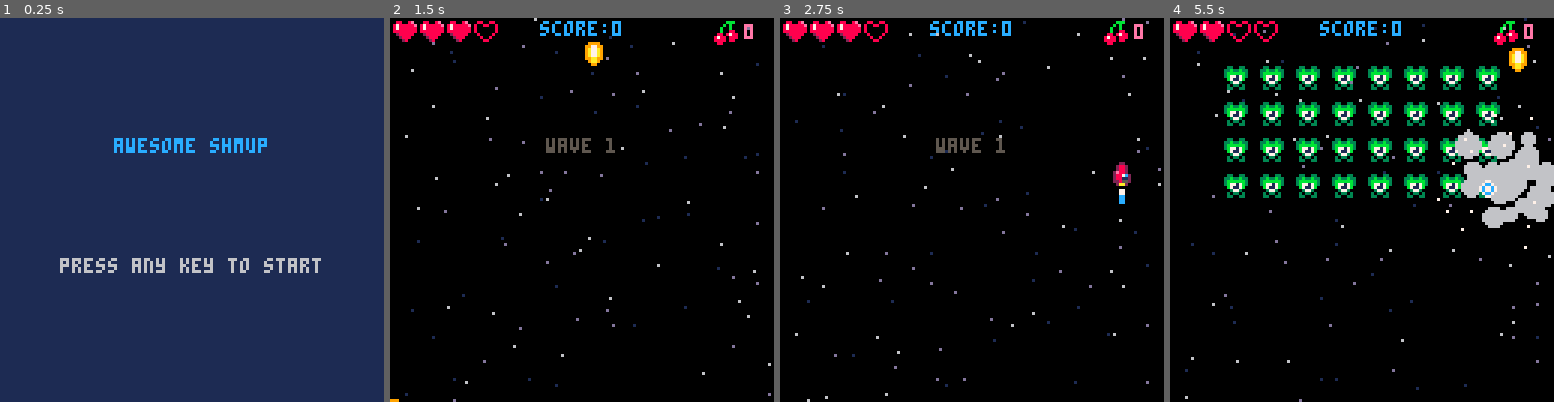
Above: before the commit, frames 1-4 (left to right).
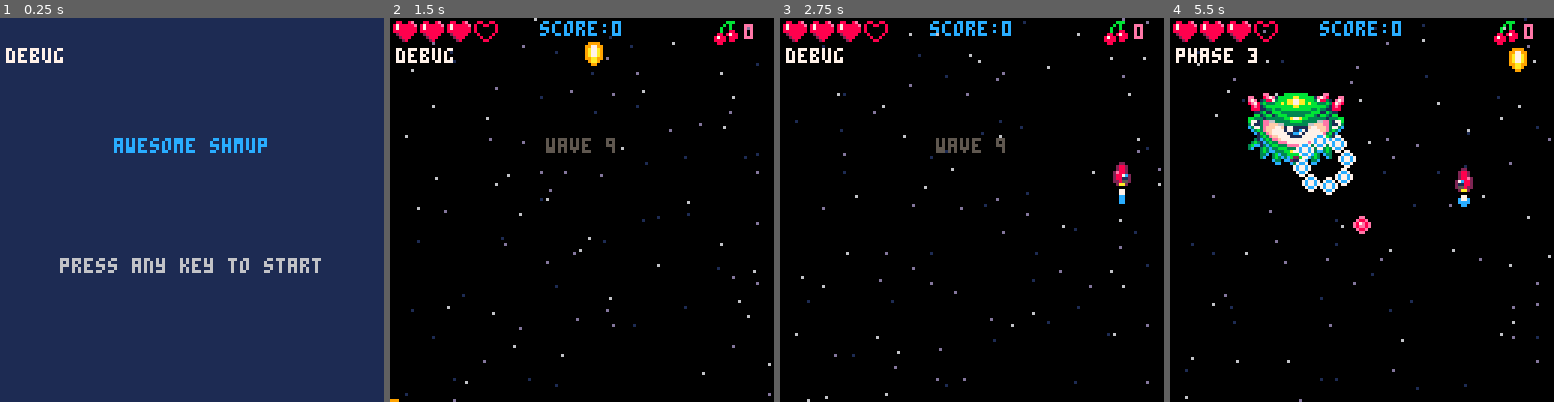
Above: after the commit, the same moments.

Repository: alexlazarovski/pico-8-shmup-tutorial
Game: PICO-8 cartridge shmup.p8
The game is run twice, just before and just after one commit, with the same random seed, the same clock (stepped at 60 frames per second) and the same inputs.
Inputs:
- Up to frame 1 (0.25 s): no input
- Up to frame 2 (1.5 s): tap X (X key) at 0.33, 1.07 s; tap O (Z key) at 0.7 s
- Up to frame 3 (2.75 s): hold Right 1.6-2.1 s; tap O (Z key) at 1.7, 2.1, 2.5 s; tap X (X key) at 1.85 s; hold Up 2.15-2.42 s; hold Right from 2.47 s (still down)
- Up to frame 4 (5.5 s): tap O (Z key) every 0.4 s from 2.9 to 5.3 s; tap X (X key) at 2.97, 4.08, 5.2 s; release Right at 3.03 s; hold Left 3.08-3.58 s; hold Down 3.63-3.97 s; hold Right 4.02-4.68 s; hold Up 4.73-5.03 s; hold Left from 5.08 s (still down)

The runs differ from the first frame. In frame 1, 0.3% of the frame differs, in the area x 1-17%, y 7-12%; in frame 2, 0.4%; in frame 3, 0.4%; in frame 4, 16%, in the area x 1-100%, y 0-61%.

Commit message:
lesson 28 boss fight part 1

Diff:
--- a/shmup.p8
+++ b/shmup.p8
@@ -10,6 +10,7 @@
  t = 0
  lockout = 0
  shake = 0
+ debug = "debug"
 end
 
 function _update()
@@ -30,7 +31,6 @@
 end
 
 function _draw()
- camera()
  doshake()
 
  if mode == "game" then
@@ -44,6 +44,9 @@
  elseif mode == "win" then
   draw_win()
  end
+
+ camera()
+ print(debug, 2, 10, 7)
 end
 
 function startscreen()
@@ -54,7 +57,7 @@
 function startgame()
  t = 0
 
- wave = 0
+ wave = 8
  lastwave = 9
  nextwave()
 
@@ -534,7 +537,11 @@
     smal_shwave(bullet.x + 4, bullet.y + 4)
     myen.hp -= bullet.dmg
     sfx(3)
-    myen.flash = 2
+    if myen.boss then
+     myen.flash = 5
+    else
+     myen.flash = 2
+    end
     --enemyhit(myen.x+4,myen.y+4)
     smal_spark(myen.x + 4, myen.y + 4)
     if myen.hp <= 0 then
@@ -723,10 +730,18 @@
  --draw enemies
  for enemy in all(enemies) do
   if enemy.flash > 0 then
+   if t % 4 < 2 then
+    pal(3, 8)
+    pal(11, 14)
+   end
+   if enemy.boss then
+    enemy.spr = 64
+   else
+    for i = 1, 15 do
+     pal(i, 7)
+    end
+   end
    enemy.flash -= 1
-   for i = 1, 15 do
-    pal(i, 7)
-   end
   end
   drwmyspr(enemy)
   pal()
@@ -928,10 +943,10 @@
   --boss
   attackfreq = 60
   placens({
-   { 1, 1, 1, 0, 4, 0, 0, 1, 1, 1 },
-   { 1, 1, 0, 0, 0, 0, 0, 0, 1, 1 },
-   { 1, 1, 0, 1, 1, 1, 1, 0, 1, 1 },
-   { 1, 1, 0, 1, 1, 1, 1, 0, 1, 1 }
+   { 0, 0, 0, 5, 0, 0, 0, 0, 0, 0 },
+   { 0, 0, 0, 0, 0, 0, 0, 0, 0, 0 },
+   { 0, 0, 0, 0, 0, 0, 0, 0, 0, 0 },
+   { 0, 0, 0, 0, 0, 0, 0, 0, 0, 0 }
   })
  end
 end
@@ -1008,6 +1023,23 @@
   myen.sprh = 2
   myen.colw = 16
   myen.colh = 16
+ elseif entype == 5 then
+  myen.hp = 100
+
+  myen.spr = 68
+
+  myen.ani = { 68, 72, 76, 72 }
+  myen.sprw = 4
+  myen.sprh = 3
+  myen.colw = 32
+  myen.colh = 24
+
+  myen.x = 48
+  myen.y = -24
+  myen.posx = 48
+  myen.posy = 25
+
+  myen.boss = true
  end
 
  add(enemies, myen)
@@ -1026,15 +1058,38 @@
   --flying in
   --basic easing function
   --x+=(targetx-x)/n
-  myen.y += (myen.posy - myen.y) / 7
-  myen.x += (myen.posx - myen.x) / 7
+  local dx = (myen.posx - myen.x) / 7
+  local dy = (myen.posy - myen.y) / 7
+
+  if myen.boss then
+   dy = min(dy, 1)
+  end
+  myen.x += dx
+  myen.y += dy
 
   if abs(myen.y - myen.posy) < 0.5 then
    myen.y = myen.posy
    myen.x = myen.posx
-   myen.mission = "protec"
+
+   if myen.boss then
+    myen.mission = "boss1"
+    myen.phbegin = t
+   else
+    myen.mission = "protec"
+   end
   end
  elseif myen.mission == "protec" then
+  --just protec
+ elseif myen.mission == "boss1" then
+  boss1(myen)
+ elseif myen.mission == "boss2" then
+  boss2(myen)
+ elseif myen.mission == "boss3" then
+  boss3(myen)
+ elseif myen.mission == "boss4" then
+  boss4(myen)
+ elseif myen.mission == "boss5" then
+  boss5(myen)
  elseif myen.mission == "attack" then
   if myen.type == 1 then
    --green
@@ -1226,6 +1281,9 @@
  if myen.type == 4 then
   myebul.x = myen.x + 7
   myebul.y = myen.y + 12
+ elseif myen.boss then
+  myebul.x = myen.x + 15
+  myebul.y = myen.y + 23
  end
 
  myebul.spr = 32
@@ -1239,8 +1297,13 @@
  myebul.colh = 2
  myebul.bulmode = true
 
- myen.flash = 4
- sfx(29)
+ if not myen.boss then
+  myen.flash = 4
+  sfx(29)
+ else
+  sfx(34)
+ end
+
  add(ebuls, myebul)
  return myebul
 end
@@ -1286,6 +1349,119 @@
  muzzle = 5
  invul = 30
  sfx(33)
+end
+
+-->8
+--boss
+function boss1(boss)
+ --movement
+ local spd = 2
+
+ if boss.sx == 0 or boss.x >= 93 then
+  boss.sx = -spd
+ end
+ if boss.x <= 3 then
+  boss.sx = spd
+ end
+ --shooting
+ if t % 30 > 3 then
+  if t % 3 == 0 then
+   fire(boss, 0, 2)
+  end
+ end
+
+ --transition
+
+ debug = "phase 1"
+ --if boss.phbegin+8*30<t then
+ if boss.phbegin < t then
+  boss.mission = "boss3"
+  boss.phbegin = t
+  boss.subphase = 1
+ end
+ move(boss)
+end
+
+function boss2(boss)
+ local spd = 1.5
+ --moving
+ if boss.subphase == 1 then
+  boss.sx = -spd
+  if boss.x <= 4 then
+   boss.subphase = 2
+  end
+ elseif boss.subphase == 2 then
+  boss.sx = 0
+  boss.sy = spd
+  if boss.y >= 100 then
+   boss.subphase = 3
+  end
+ elseif boss.subphase == 3 then
+  boss.sx = spd
+  boss.sy = 0
+  if boss.x >= 91 then
+   boss.subphase = 4
+  end
+ elseif boss.subphase == 4 then
+  boss.sx = 0
+  boss.sy = -spd
+  if boss.y <= 25 then
+   boss.mission = "boss3"
+   boss.phbegin = t
+   boss.sx = 0
+   boss.sy = 0
+  end
+ end
+ --shooting
+ if t % 15 == 0 then
+  aimedfire(boss, 2)
+ end
+
+ --transition
+ debug = "phase 2"
+ move(boss)
+end
+
+function boss3(boss)
+ --moving
+ --movement
+ local spd = 0.5
+
+ if boss.sx == 0 or boss.x >= 93 then
+  boss.sx = -spd
+ end
+ if boss.x <= 3 then
+  boss.sx = spd
+ end
+
+ --shooting
+
+ if t % 10 == 0 then
+  firespread(boss, 8, 2, time() / 2)
+ end
+
+ --transition
+ debug = "phase 3"
+ if boss.phbegin + 8 * 30 < t then
+  boss.mission = "boss4"
+  boss.phbegin = t
+ end
+ move(boss)
+end
+
+function boss4(boss)
+ --moving
+ --shooting
+ --transition
+ debug = "phase 4"
+ if boss.phbegin + 8 * 30 < t then
+  boss.mission = "boss1"
+  boss.phbegin = t
+ end
+ move(boss)
+end
+
+function boss5(boss)
 end
 
 __gfx__
Not shown, changed: the sound effects (__sfx__) section of shmup.p8
